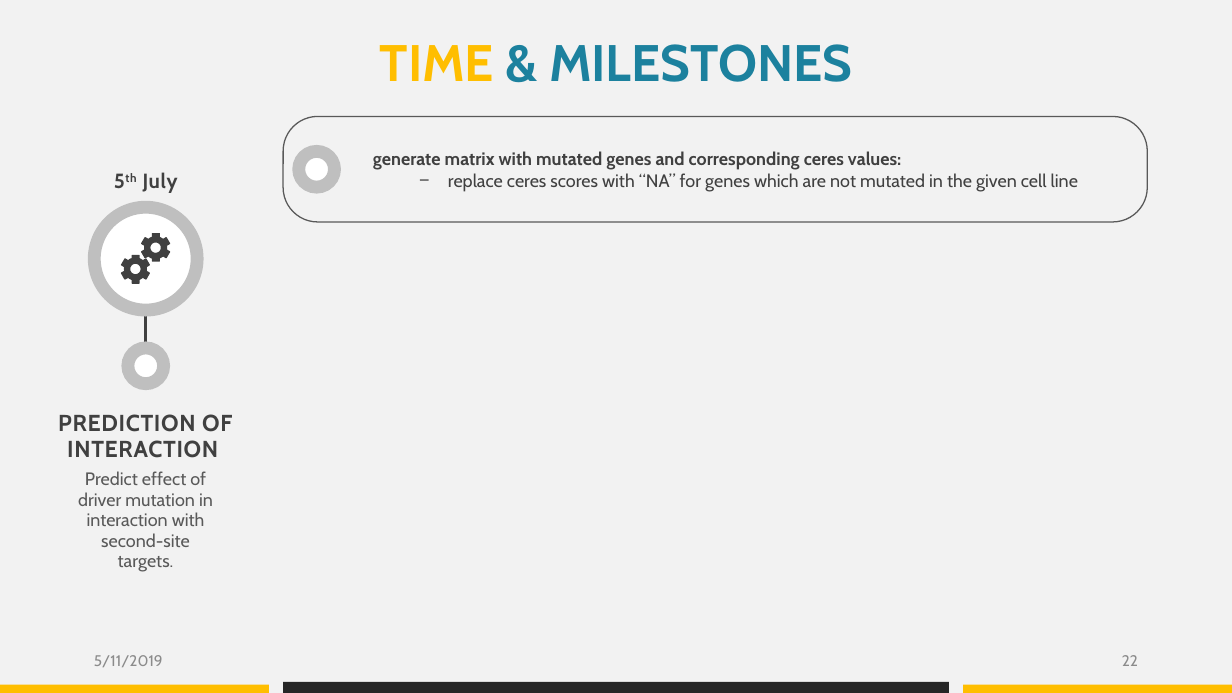
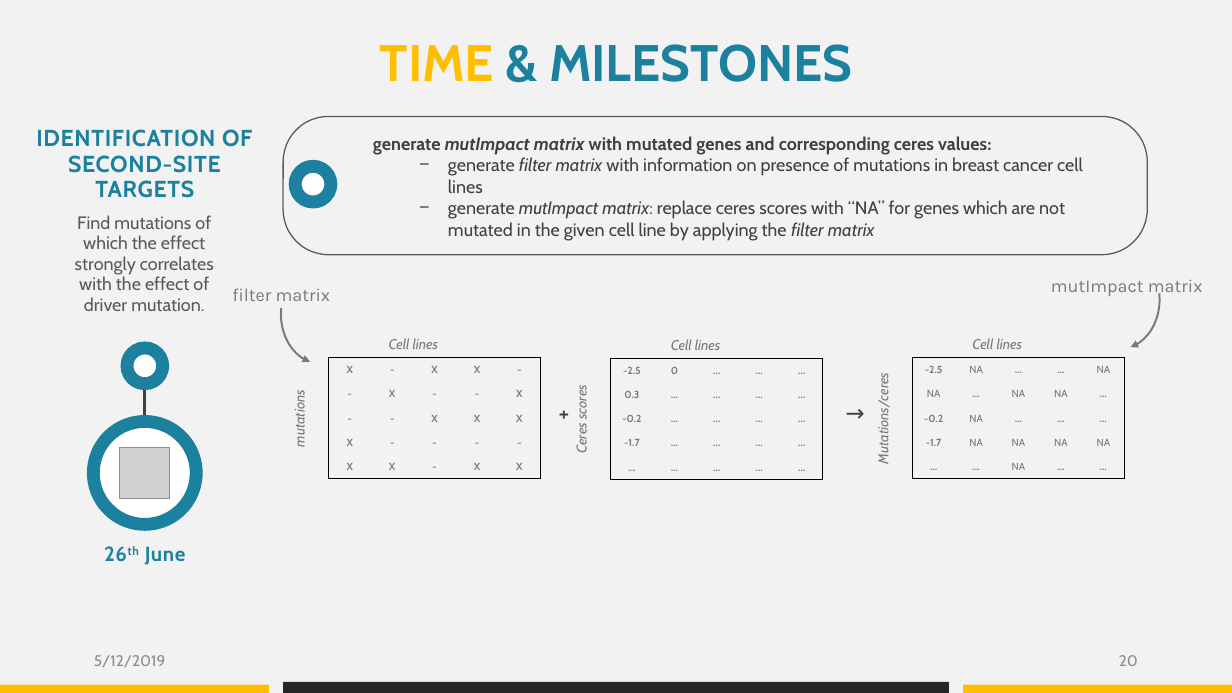
Before and after one commit to datascience-mobi/group-04-project-1-4, a slide deck: slide 20 of Project proposal_presentation_V1.pptx (slide 22 before the commit). Drawn at 1232x693 pixels with LibreOffice and Linux fonts; fonts in the diff are those of the drawing; grey boxes stand for pictures. Boxes give left, top, right and bottom in pixels: in the first picture for what was removed or moved away, otherwise in the second. Text is boxed around its words. In the diff, an @@ line names an element or a change of style, - is before the commit and + after.

```diff
--- a/Project proposal_presentation_V1.pptx
+++ b/Project proposal_presentation_V1.pptx
@@ rounded rectangle: place and size @@
-rounded rectangle at [283, 116, 1147, 222]
+rounded rectangle at [283, 116, 1147, 255]
@@ text at [373, 136, 1083, 241]: text changed @@
-generate matrix with mutated genes and corresponding ceres values:
-  − replace ceres scores with “NA” for genes which are not mutated in the given cell line
+generate mutImpact matrix with mutated genes and corresponding ceres values:
+  − generate filter matrix with information on presence of mutations in breast cancer cell lines
+  − generate mutImpact matrix: replace ceres scores with “NA” for genes which are not mutated in the given cell line by applying the filter matrix
@@ ellipse at [295, 166, 331, 202]: outline #BFBFBF 10 pt to #1C819E 10 pt @@
@@ ellipse: place and size @@
-ellipse at [299, 152, 335, 188]
+ellipse at [295, 166, 331, 202]
@@ arc (boxed as its full ellipse) added at [281, 265, 360, 364], outline #797979 1.5 pt @@
@@ arc (boxed as its full ellipse) added at [1080, 250, 1159, 349], outline #797979 1.5 pt @@
@@ text added at [232, 289, 331, 301], 14 pt, text #797979 @@
+filter matrix
@@ text added at [1051, 280, 1203, 296], 14 pt, text #797979 @@
+mutImpact matrix
@@ ellipse at [127, 348, 163, 384]: outline #BFBFBF 10 pt to #1C819E 10 pt @@
@@ table added at [287, 332, 542, 480], 6 rows, 6 columns @@
+Cell lines |  |  |  |  | 
+mutations | X | - | X | X | -
+ | - | X | - | - | X
+ | - | - | X | X | X
+ | X | - | - | - | -
+ | X | X | - | X | X
@@ table added at [568, 333, 823, 481], 6 rows, 6 columns @@
+Cell lines |  |  |  |  | 
+Ceres scores | -2.5 | 0 | … | … | …
+ | 0.3 | … | … | … | …
+ | -0.2 | … | … | … | …
+ | -1.7 | … | … | … | …
+ | … | … | … | … | …
@@ table added at [871, 332, 1126, 480], 6 rows, 6 columns @@
+Cell lines |  |  |  |  | 
+Mutations/ceres | -2.5 | NA | … | … | NA
+ | NA | … | NA | NA | …
+ | -0.2 | NA | … | … | …
+ | -1.7 | NA | NA | NA | NA
+ | … | … | NA | … | …
@@ line moved from (146, 317) - (146, 354) to (145, 384) - (145, 421) @@
@@ text added at [550, 395, 585, 432], 18 pt, text #404040 @@
++
@@ text added at [836, 395, 875, 432], 18 pt, text #404040 @@
+→
@@ group added at [36, 129, 252, 565]: 3 texts, 1 ellipse, 1 picture @@
+26th June
+IDENTIFICATION OF SECOND-SITE TARGETS
+Find mutations of which the effect strongly correlates with the effect of driver mutation.
@@ group removed at [58, 172, 232, 572]: 3 texts, 2 freeform shapes, 1 ellipse @@
-5th July
-PREDICTION OF INTERACTION
-Predict effect of driver mutation in interaction with second-site targets.
@@ text at [94, 655, 165, 667]: text changed @@
-5/11/2019
+5/12/2019
@@ page number at [1119, 655, 1138, 666]: text changed @@
-22
+20
```
Also in this commit, not shown: 21 other slides changed, 3 slides added, 1 slide removed.
